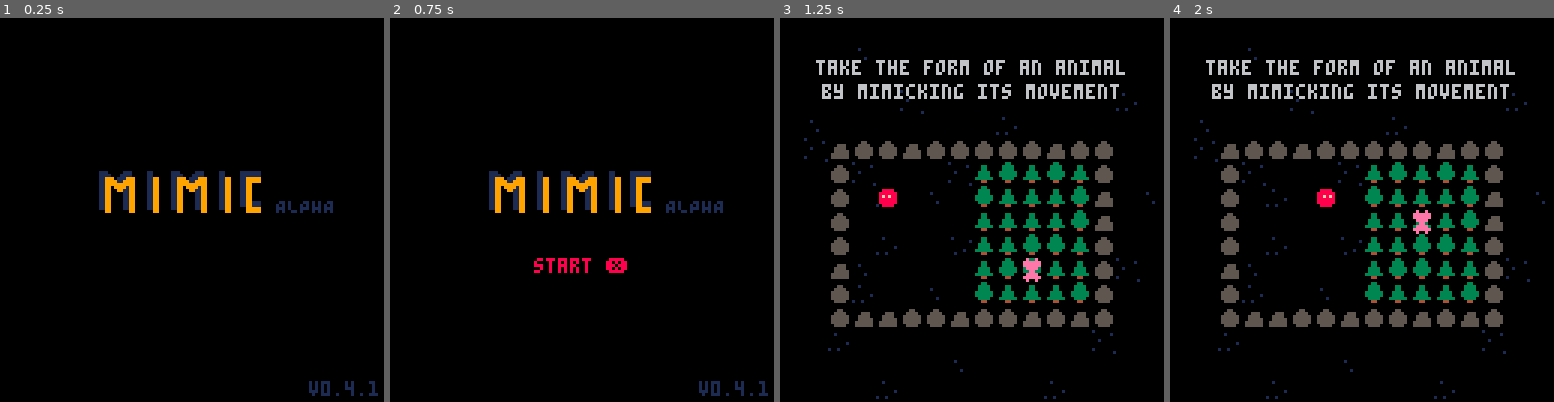
Above: before the commit, frames 1-4 (left to right).
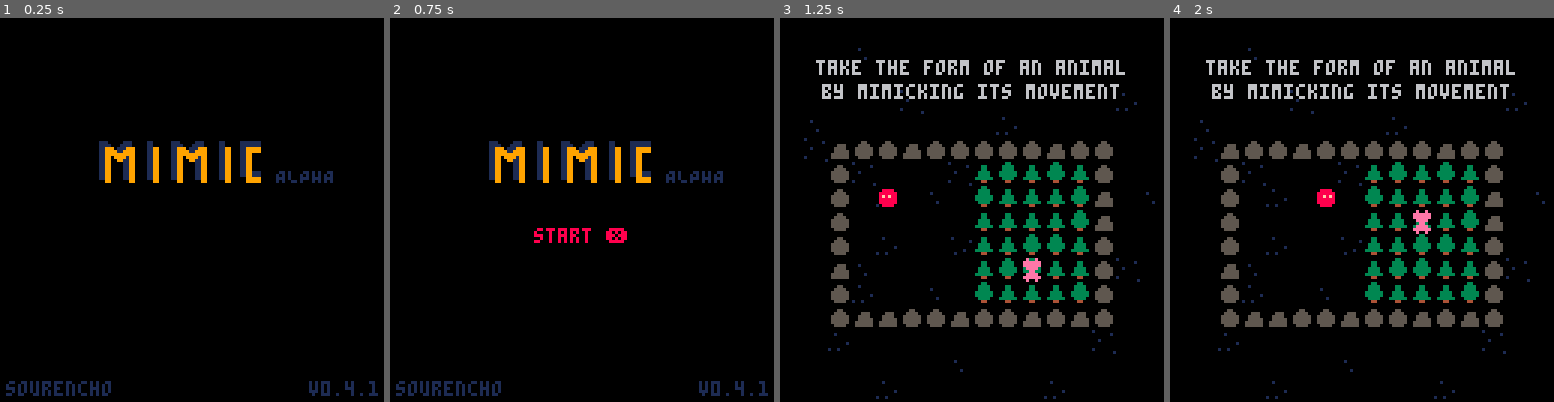
Above: after the commit, the same moments.

Repository: sourencho/mimic
Game: PICO-8 cartridge mimic.p8
Two runs of this game, one before a commit and one after it. Both use one fixed random seed, a clock stepped at 60 frames per second and the inputs below.
Inputs:
- Up to frame 1 (0.25 s): no input
- Up to frame 2 (0.75 s): tap O (Z key) at 0.33, 0.7 s
- Up to frame 3 (1.25 s): tap X (X key) at 1.07 s
- Up to frame 4 (2 s): tap O (Z key) at 1.43 s; hold Left from 1.97 s (still down)

The runs differ from the first frame. In frame 1, 5.1% of the frame differs, in the area x 1-87%, y 32-99%; in frame 2, 6.0%; in frame 3, nothing differs; in frame 4, nothing differs.

Commit message:
Overwrite 0.4.1 release

Diff:
--- a/mimic.p8
+++ b/mimic.p8
@@ -1627,14 +1627,14 @@
 function draw_splash()
     cls()
 
-    print(splash_keys_3, hcenter(splash_keys_3)-2, 80, 8)
+    print(splash_keys_3, hcenter(splash_keys_3)-2, 70, 8)
 
     if(game.tick % 60 > 0 and game.tick % 60 < 20) cls()
 
-
-    map(117,60,32,50,8,4)
-    print("ALPHA", 92, 60, 1)
+    map(117,60,32,40,8,4)
+    print("ALPHA", 92, 50, 1)
     print(VERSION, 103, 121, 1)
+    print("sourencho", 2, 121, 1)
 
     -- print(splash_inst_1, hcenter(splash_inst_1), 54, 13)
     -- print(splash_inst_2, hcenter(splash_inst_2), 64, 13)
Not shown, changed: itch/mimic_v0.4.1_itch.zip
Not shown, changed: release/mimic_v0.4.1.zip
Not shown, added: release/mimic_v0.4.1/mimic_v0.4.1.html
Not shown, added: release/mimic_v0.4.1/mimic_v0.4.1.js
Not shown, added: release/mimic_v0.4.1/mimic_v0.4.1.p8.png
